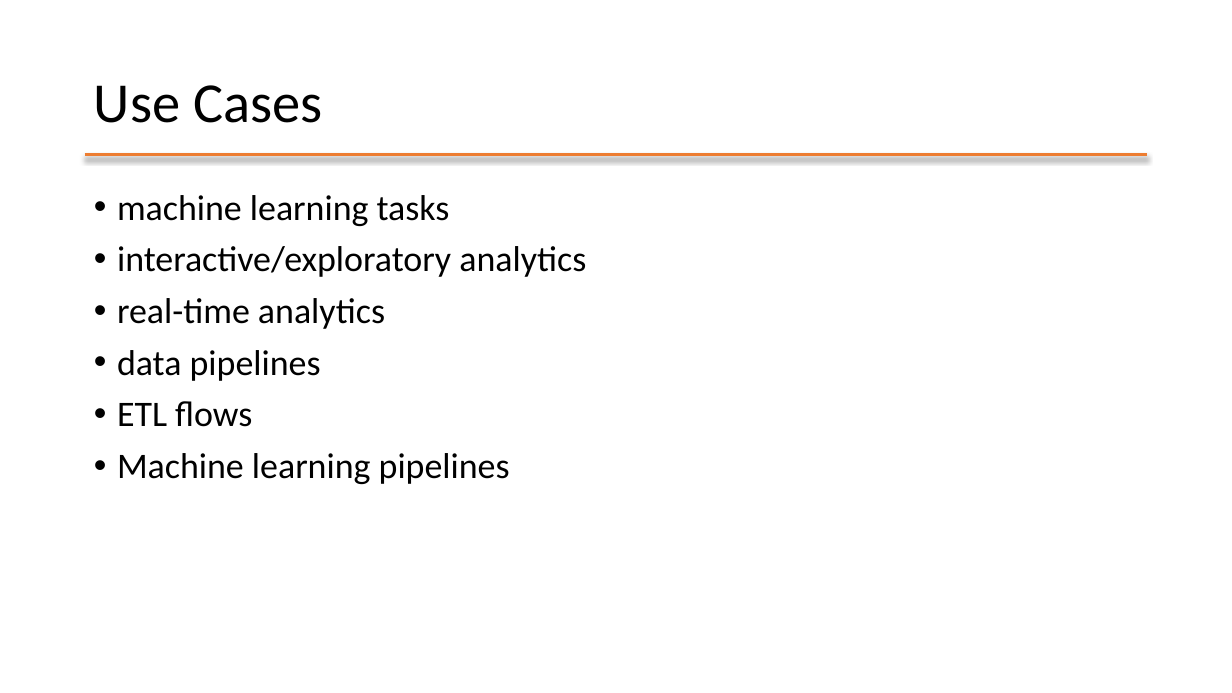
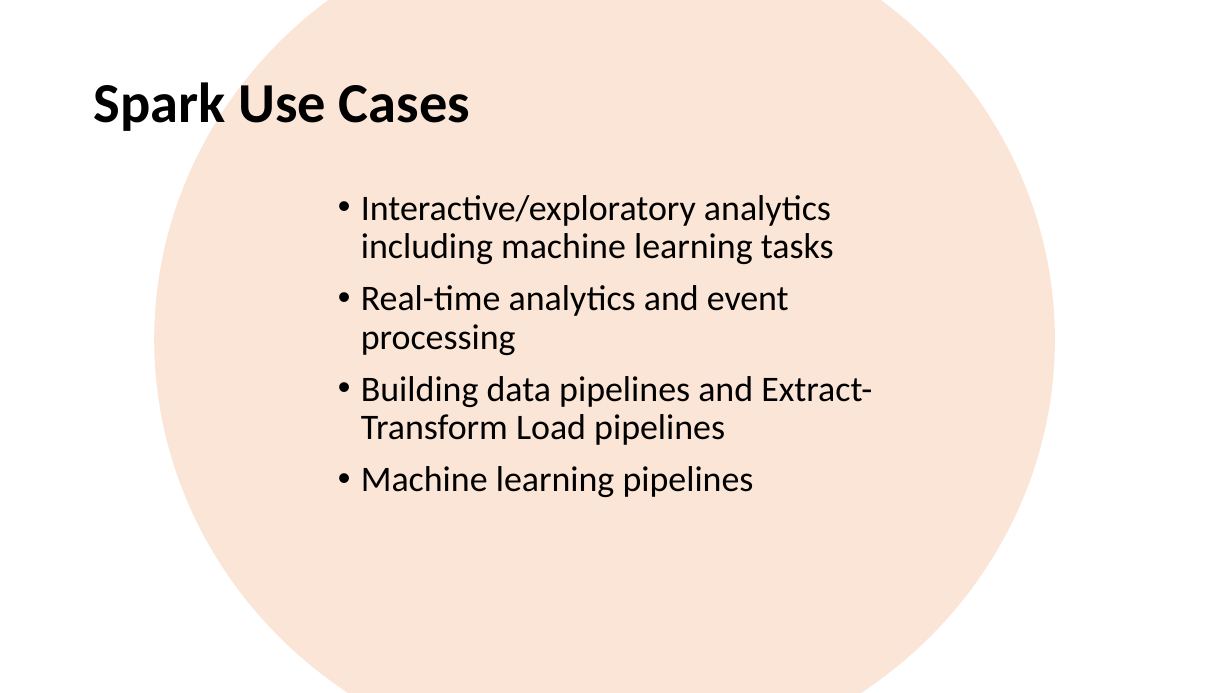
Before and after one commit to mafudge/ist769-old, a slide deck: slide 20 of content/D-Spark/D-Spark-Object-Storage.pptx (slide 17 before the commit). Drawn at 1232x693 pixels with LibreOffice and Linux fonts; fonts in the diff are those of the drawing. Boxes give left, top, right and bottom in pixels: in the first picture for what was removed or moved away, otherwise in the second. Text is boxed around its words. In the diff, an @@ line names an element or a change of style, - is before the commit and + after.

```diff
--- a/content/D-Spark/D-Spark-Object-Storage.pptx
+++ b/content/D-Spark/D-Spark-Object-Storage.pptx
@@ ellipse added at [154,0,1055,693], fill #FBE5D6 @@
@@ title at [94,74,470,135]: text changed; bold on @@
-Use Cases
+Spark Use Cases
@@ line removed from (85, 154) to (1148, 154) @@
@@ text "Interactive/exploratory analytics including machine learning ...": place and size @@
-text "Interactive/exploratory analytics including machine learning ..." at [117,195,586,484]
+text "Interactive/exploratory analytics including machine learning ..." at [361,195,872,497]
@@ text at [361,195,872,445]: text changed @@
-• machine learning tasks
-• interactive/exploratory analytics
-• real-time analytics
-• data pipelines
-• ETL flows
+• Interactive/exploratory analytics including machine learning tasks
+• Real-time analytics and event processing
+• Building data pipelines and Extract-Transform Load pipelines
```
Also in this commit, not shown: 7 other slides changed, 26 slides added, 8 slides removed, 35 other files.
